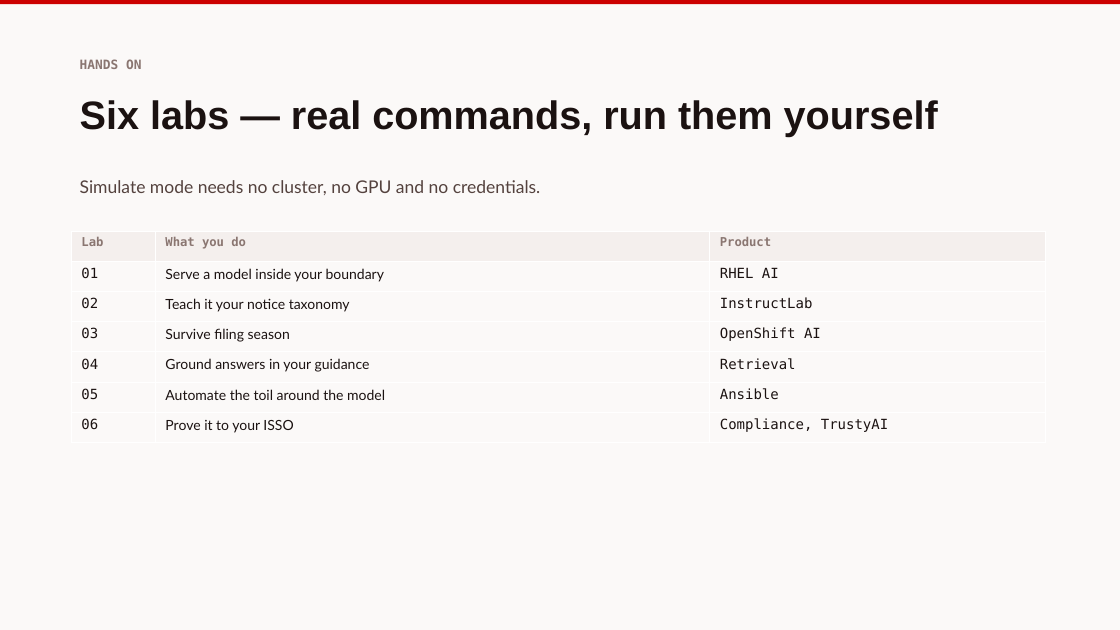
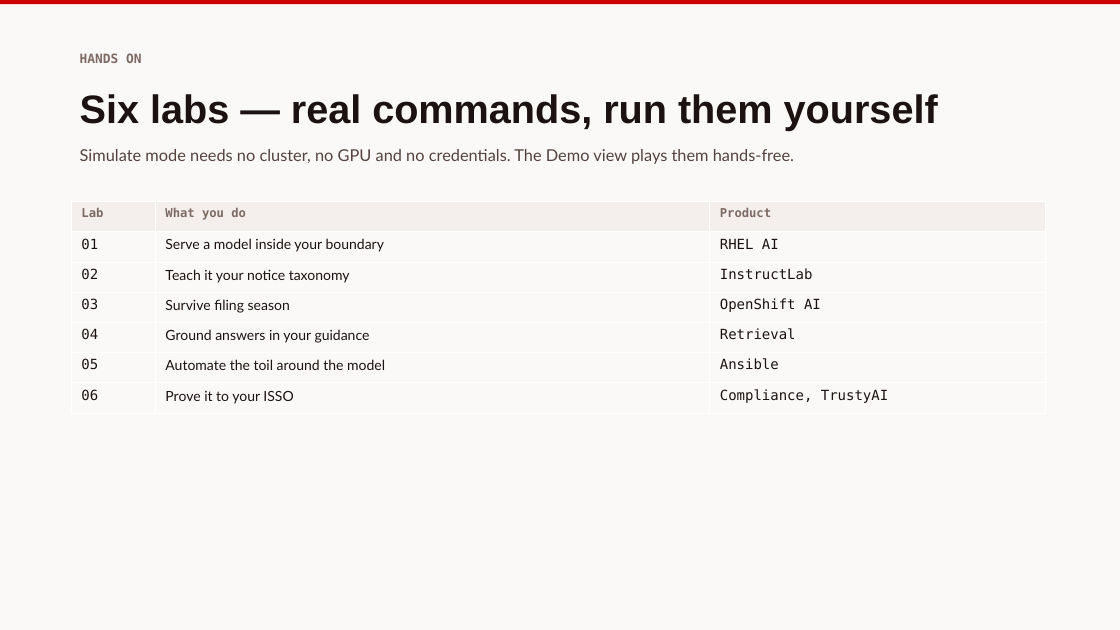
Before and after one commit to nommsweyMX/redhat-ai-tax-labs, a slide deck: slide 8 of slides/exports/redhat-ai-tax-administration.pptx. Drawn at 1120x630 pixels with LibreOffice and Linux fonts; fonts in the diff are those of the drawing. Boxes give left, top, right and bottom in pixels: in the first picture for what was removed or moved away, otherwise in the second. Text is boxed around its words. In the diff, an @@ line names an element or a change of style, - is before the commit and + after.

```diff
--- a/slides/exports/redhat-ai-tax-administration.pptx
+++ b/slides/exports/redhat-ai-tax-administration.pptx
@@ text "HANDS ON" at [80,53,141,63]: text colour #8A7671 to #7E6A64 @@
@@ text "Six labs — real commands, ...": place and size @@
-text "Six labs — real commands, ..." at [80,100,938,137]
+text "Six labs — real commands, ..." at [80,94,938,131]
@@ text at [80,149,794,164]: text changed; size 15 to 14 pt @@
-Simulate mode needs no cluster, no GPU and no credentials.
+Simulate mode needs no cluster, no GPU and no credentials. The Demo view plays them hands-free.
@@ table at [71,202,1046,413] @@
@@ text colour #8A7671 to #7E6A64 in "Lab", "What you do", "Product" @@
@@ table: place and size @@
-table at [71,231,1046,443]
+table at [71,202,1046,413]
```
Also in this commit, not shown: 7 other slides changed, 5 other files.
